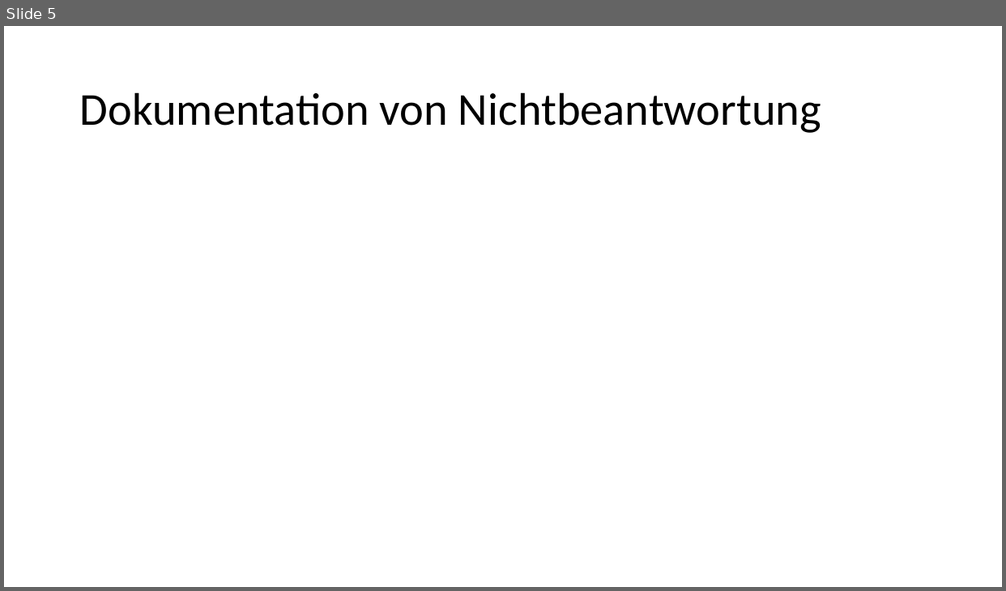
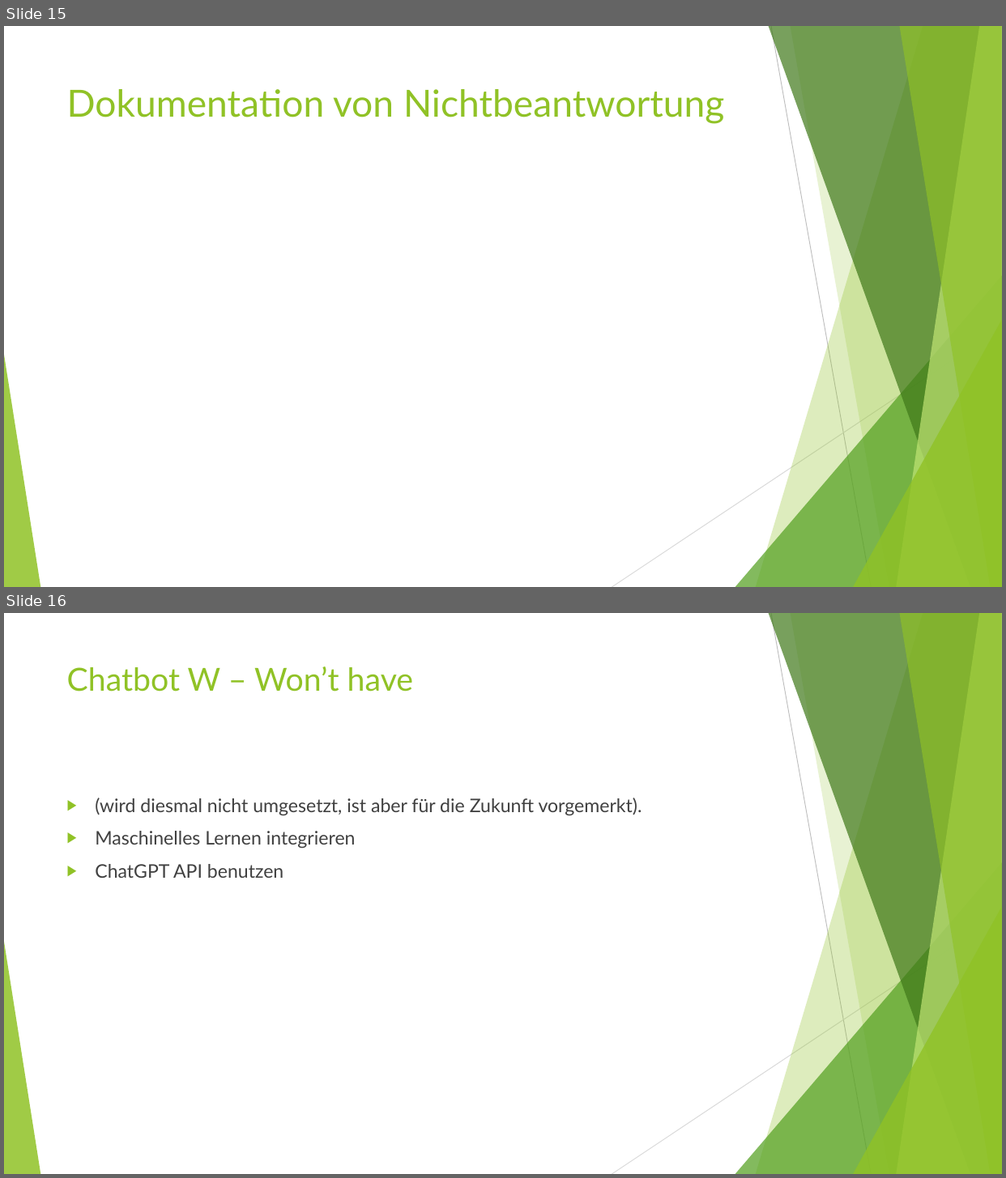
Before and after one commit to FlorianMein/LF6ChatBot, a slide deck: Chatbot LF6.odp. Shown one above the other, each under a label of ours: slide 5 before the commit, slides 15 and 16 after it. The pictures are 1006x591 and 1006x1178 pixels, drawn with LibreOffice and Linux fonts; fonts in the diff are those of the drawing. Boxes give left, top, right and bottom in pixels: in the first picture for what was removed or moved away, otherwise in the second. Text is boxed around its words. In the diff, an @@ line names an element or a change of style, - is before the commit and + after.

```diff
--- a/Chatbot LF6.odp
+++ b/Chatbot LF6.odp
@@ slide 16 added at box(4, 613, 1002, 1174), background #FFFFFF; not listed: 10 template elements that a slide beside it also shows @@
@@ title added at box(67, 666, 413, 692), 30.6 pt, text #90C226 @@
+Chatbot W – Won’t have
@@ text added at box(95, 798, 642, 878), 18 pt, text #404040 @@
+▶ (wird diesmal nicht umgesetzt, ist aber für die Zukunft vorgemerkt).
+▶ Maschinelles Lernen integrieren
+▶ ChatGPT API benutzen
@@ what was slide 5 is now slide 15 @@
@@ slide 15 changed as well @@
@@ title "Dokumentation von Nichtbeantwortung": place and size @@
-title "Dokumentation von Nichtbeantwortung" at box(80, 92, 821, 133)
+title "Dokumentation von Nichtbeantwortung" at box(67, 89, 724, 124)
@@ title "Dokumentation von Nichtbeantwortung" at box(67, 89, 724, 124): size 44 to 36 pt, font Calibri to Lato, text colour #000000 to #90C226; line spacing 0.9 to 1; vertical alignment middle to top @@
@@ group added at box(4, 26, 1002, 587): 8 freeform shapes, 2 lines @@
```
Also in this commit, not shown: 3 other slides changed, 11 other slides added, 1 slide removed.
